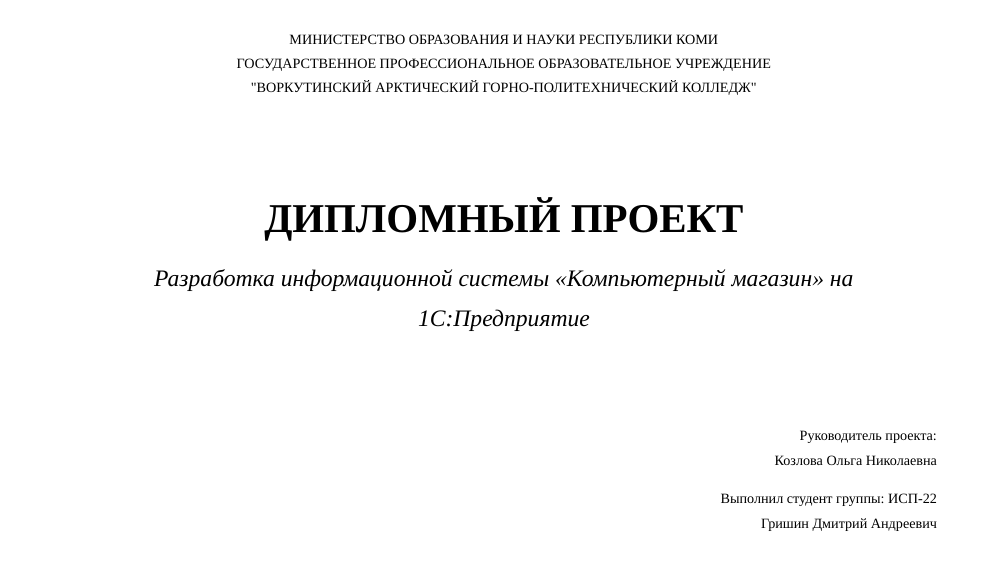
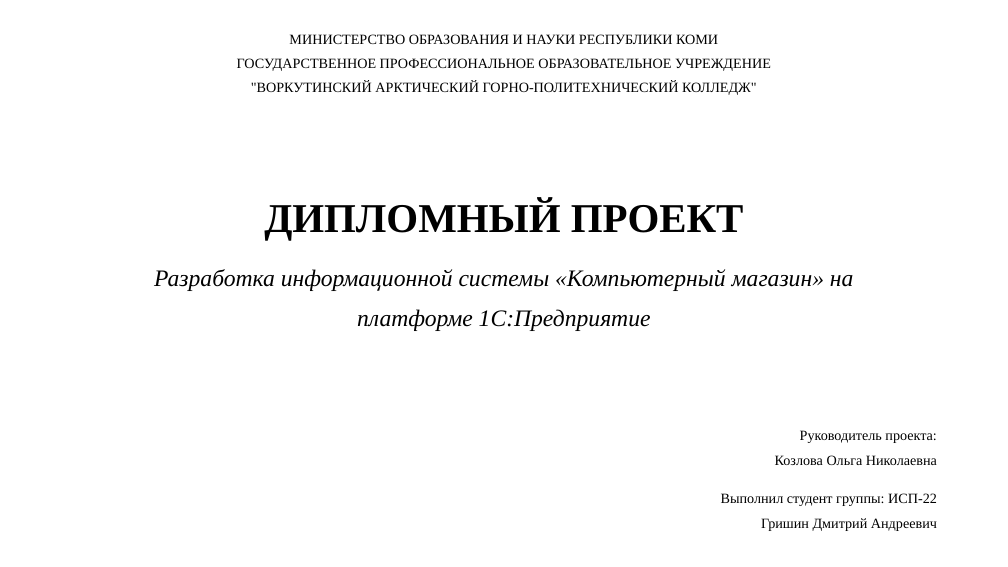
Before and after one commit to IgangdI/diplom, a slide deck: slide 1 of диплом.pptx. Drawn at 1008x567 pixels with LibreOffice and Linux fonts; fonts in the diff are those of the drawing. Boxes give left, top, right and bottom in pixels: in the first picture for what was removed or moved away, otherwise in the second. Text is boxed around its words. In the diff, an @@ line names an element or a change of style, - is before the commit and + after.

Commit message:
финальные исправления

```diff
--- a/диплом.pptx
+++ b/диплом.pptx
@@ text at [154,269,854,331]: text changed @@
-Разработка информационной системы «Компьютерный магазин» на 1С:Предприятие
+Разработка информационной системы «Компьютерный магазин» на платформе 1С:Предприятие
```
